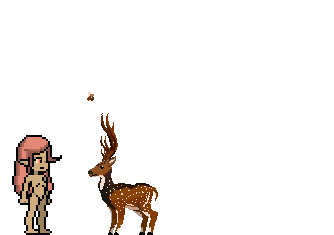
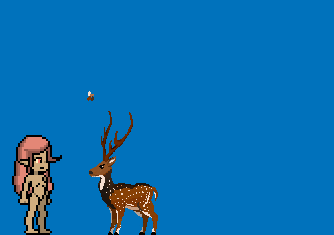
Two versions of the same layered image (334px x 235px). Layer-by-layer changes:
painted on "Chital" over bbox(88, 161, 158, 235)
painted on "BackLeg" over bbox(108, 220, 143, 235)
showed "Antler II" over bbox(101, 111, 133, 168)
hid "Antler I" over bbox(99, 113, 118, 163)
added layer "Layer 4" over bbox(0, 0, 334, 235)
